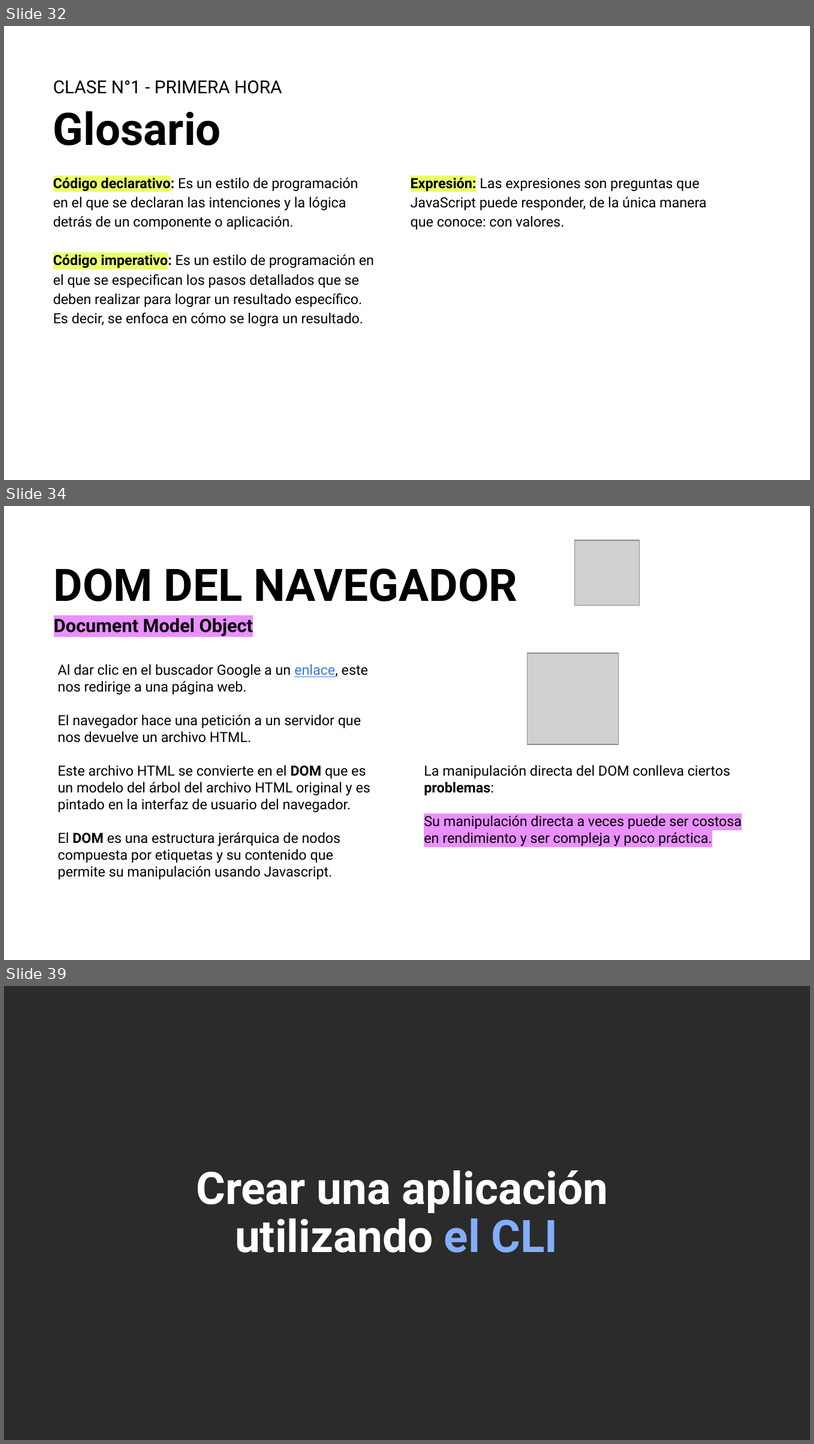
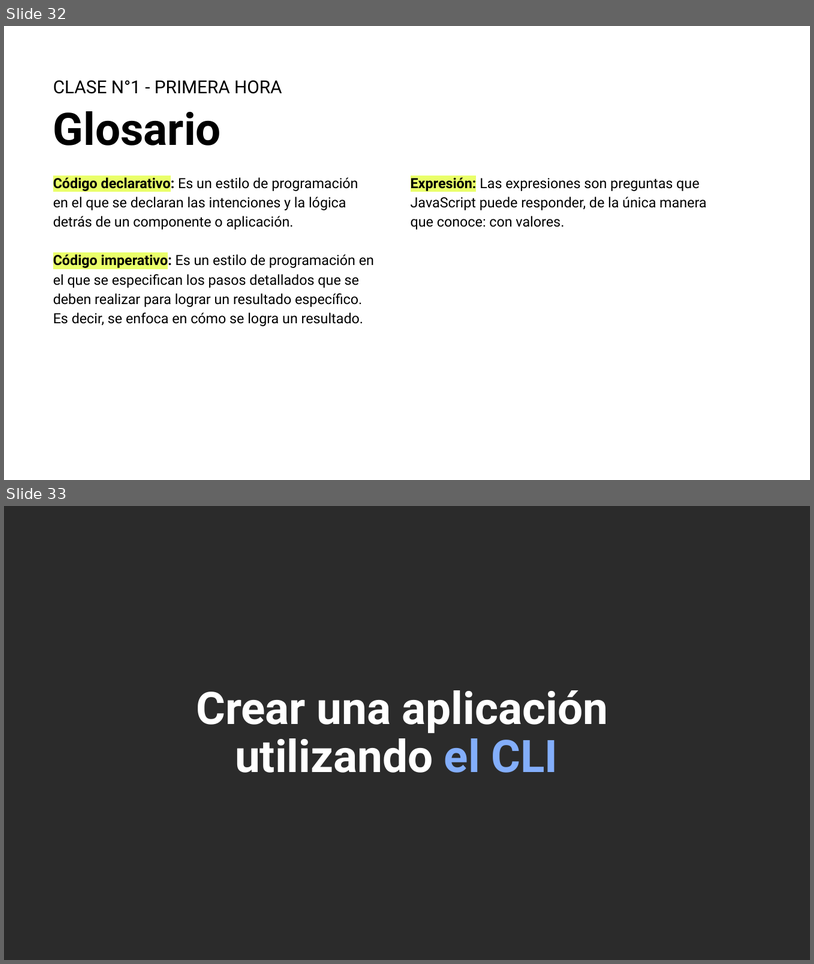
Before and after one commit to Arturogrottoli/Project-React-Js, a slide deck: Clase01/Unidad 1 - Clase en vivo.pptx. Shown one above the other, each under a label of ours: slides 32, 34 and 39 before the commit, slides 32 and 33 after it; the slides between them are not shown. The pictures are 814x1444 and 814x964 pixels, drawn with LibreOffice and Linux fonts; fonts in the diff are those of the drawing; grey boxes stand for pictures; background and template pictures are left out; a plain dark background stands for a picture behind light text. Boxes give left, top, right and bottom in pixels: in the first picture for what was removed or moved away, otherwise in the second. Text is boxed around its words. In the diff, an @@ line names an element or a change of style, - is before the commit and + after.

```diff
--- a/Clase01/Unidad 1 - Clase en vivo.pptx
+++ b/Clase01/Unidad 1 - Clase en vivo.pptx
@@ slide 34 removed at (4, 506, 810, 960), background #FFFFFF @@
@@ picture removed at (575, 540, 640, 605) @@
@@ text removed at (54, 568, 518, 636) @@
-DOM DEL NAVEGADOR
-Document Model Object
@@ text removed at (58, 664, 371, 879) @@
-Al dar clic en el buscador Google a un enlace, este nos redirige a una página web.
-El navegador hace una petición a un servidor que nos devuelve un archivo HTML.
-Este archivo HTML se convierte en el DOM que es un modelo del árbol del archivo HTML original y es pintado en la interfaz de usuario del navegador.
-El DOM es una estructura jerárquica de nodos compuesta por etiquetas y su contenido que permite su manipulación usando Javascript.
@@ picture removed at (527, 653, 618, 744) @@
@@ text removed at (424, 765, 742, 846) @@
-La manipulación directa del DOM conlleva ciertos problemas:
-Su manipulación directa a veces puede ser costosa en rendimiento y ser compleja y poco práctica.
@@ what was slide 39 is now slide 33 @@
```
Also in this commit, not shown: 5 other slides removed.
